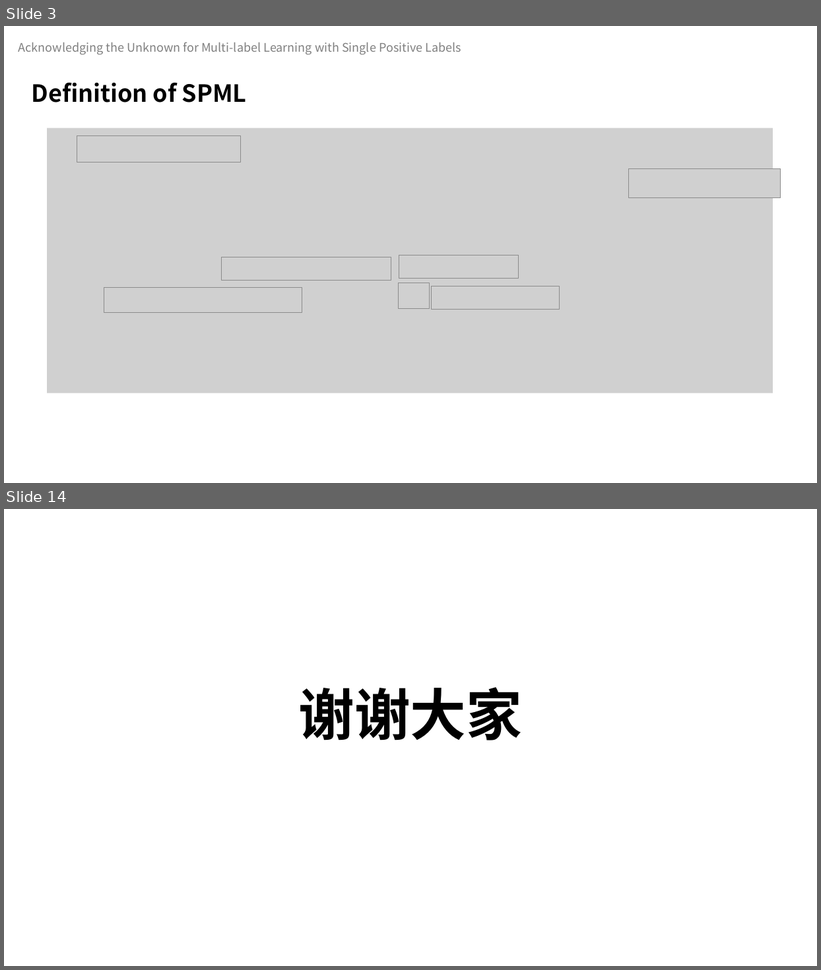
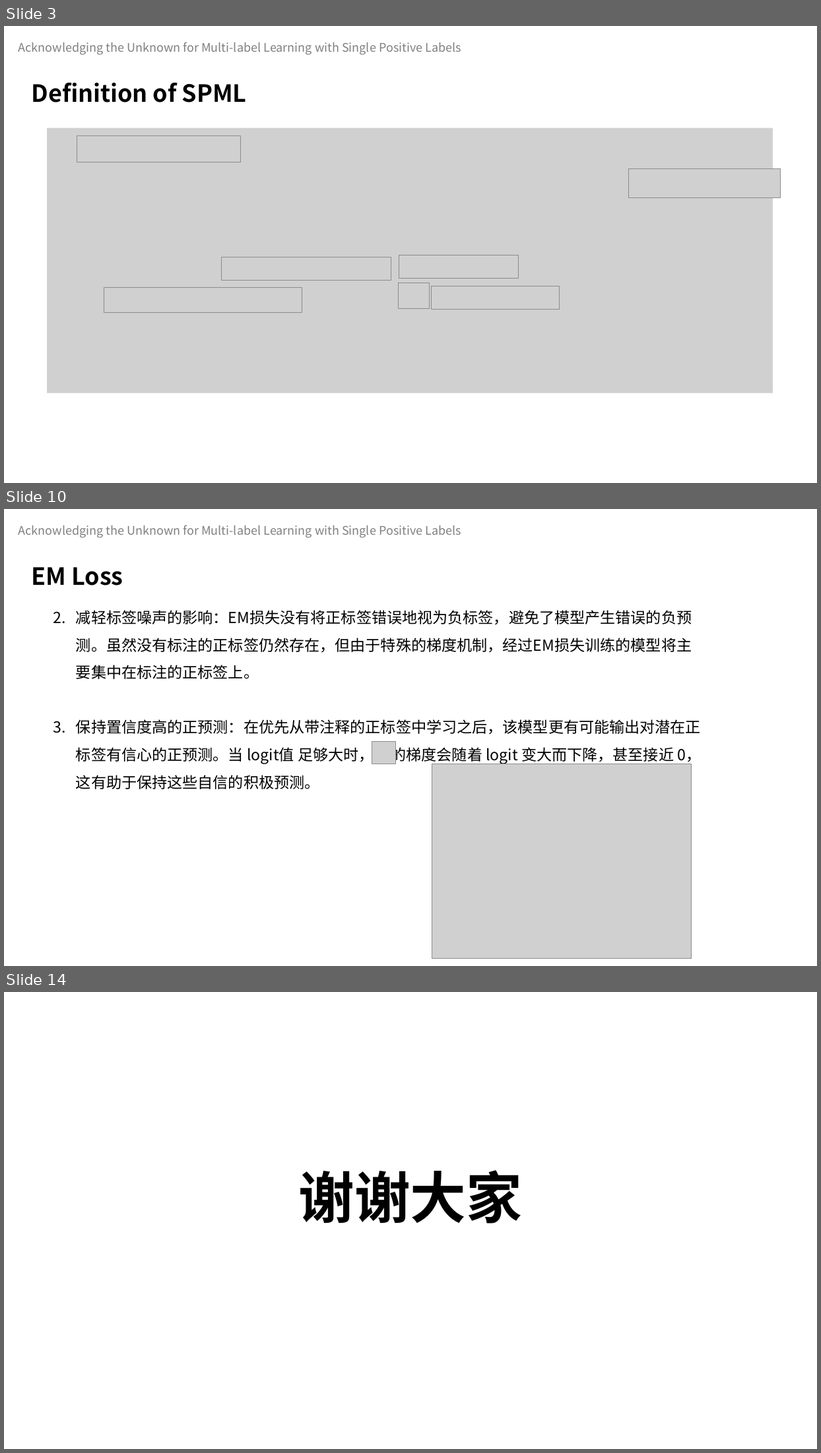
Before and after one commit to celeste-lingshi/Celeste, a slide deck: 汇报/23.4.28组会 项桂巳雨.pptx. Shown one above the other, each under a label of ours: slides 3 and 14 before the commit, slides 3, 10 and 14 after it; the slides between them are not shown. The pictures are 821x970 and 821x1453 pixels, drawn with LibreOffice and Linux fonts; fonts in the diff are those of the drawing; grey boxes stand for pictures. Boxes give left, top, right and bottom in pixels: in the first picture for what was removed or moved away, otherwise in the second. Text is boxed around its words. In the diff, an @@ line names an element or a change of style, - is before the commit and + after.

```diff
--- a/汇报/23.4.28组会 项桂巳雨.pptx
+++ b/汇报/23.4.28组会 项桂巳雨.pptx
@@ slide 10 added at box(4, 509, 817, 966), background #FFFFFF @@
@@ text added at box(19, 525, 461, 538), 14 pt, text #808080 @@
+Acknowledging the Unknown for Multi-label Learning with Single Positive Labels
@@ text added at box(32, 567, 123, 586), 28 pt, text #000000, bold @@
+EM Loss
@@ text added at box(76, 610, 701, 764), 18 pt, text #000000 @@
+2. 减轻标签噪声的影响：EM损失没有将正标签错误地视为负标签，避免了模型产生错误的负预测。虽然没有标注的正标签仍然存在，但由于特殊的梯度机制，经过EM损失训练的模型将主要集中在标注的正标签上。
+3. 保持置信度高的正预测：在优先从带注释的正标签中学习之后，该模型更有可能输出对潜在正标签有信心的正预测。当 logit值 足够大时， 的梯度会随着 logit 变大而下降，甚至接近 0，这有助于保持这些自信的积极预测。
@@ picture added at box(372, 742, 395, 764) @@
@@ picture added at box(432, 764, 692, 958) @@
```
Also in this commit, not shown: 4 slides changed, 5 other slides added, 6 slides removed, 2 other files.
